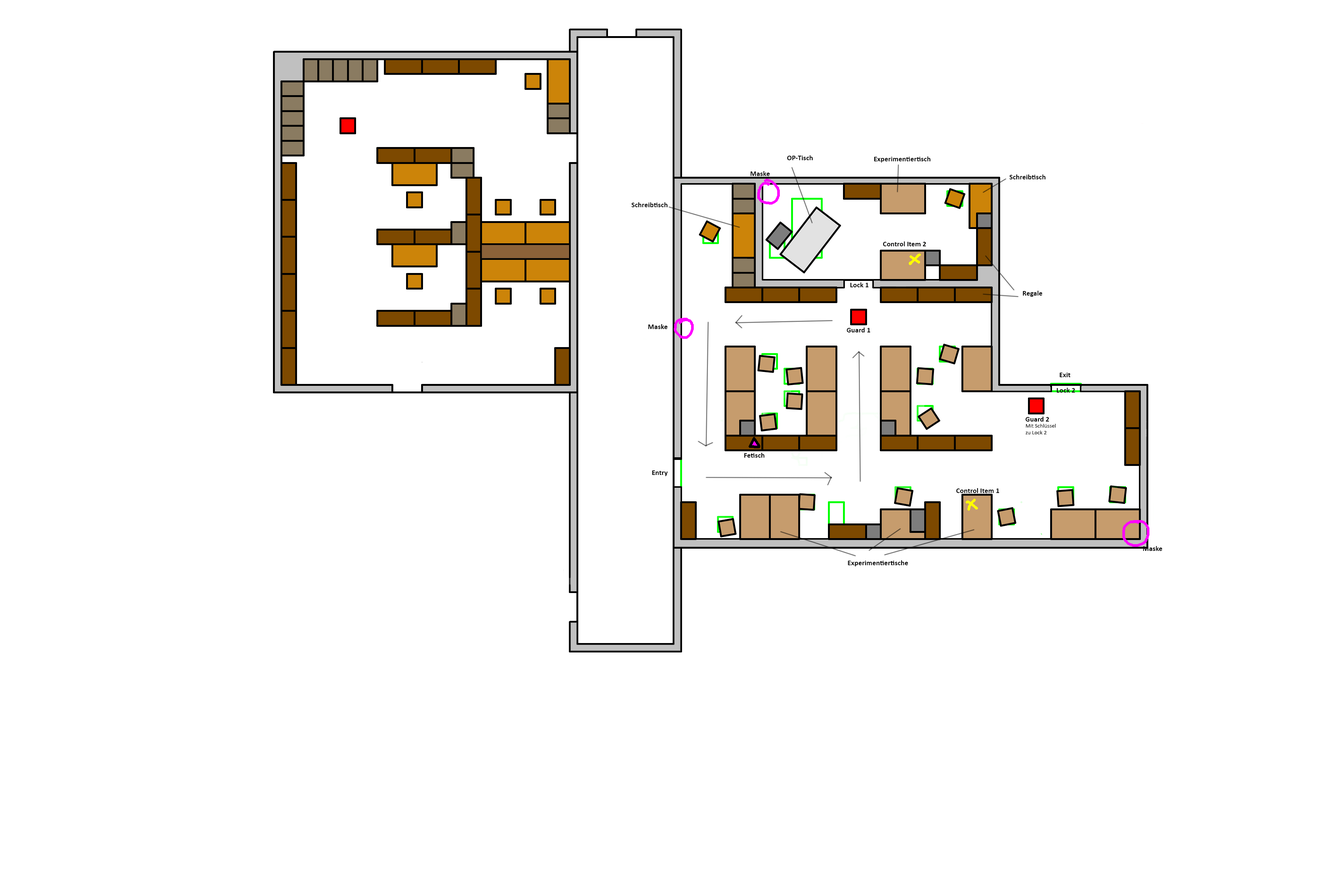
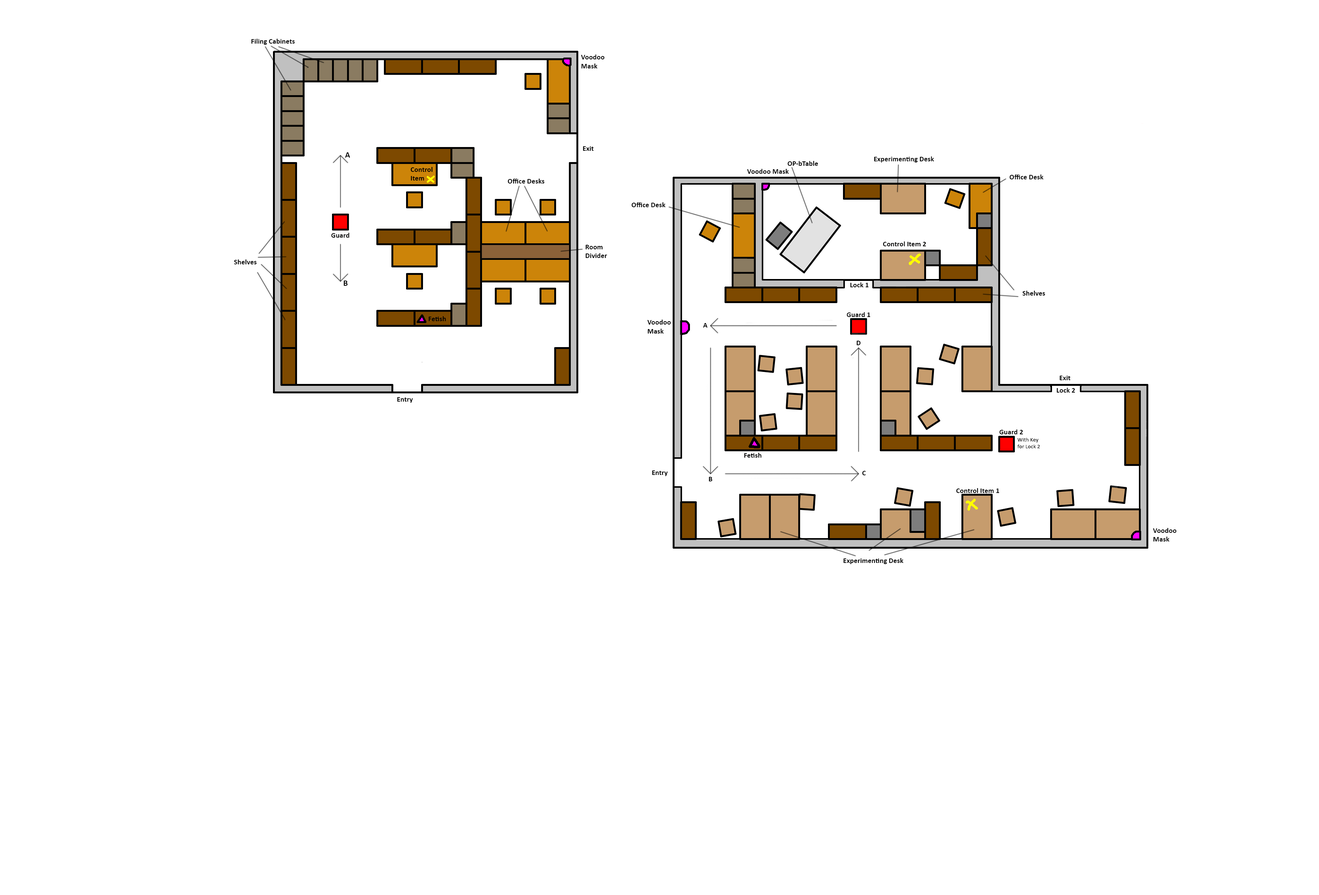
Comparing the layer stacks of the two 1319 × 895 images. Changes:
painted on "Guard 1" over bbox(846, 311, 871, 333)
renamed "Maske" to "Voodoo Mask", painted on it over bbox(746, 168, 789, 176)
renamed "Maske" to "Voodoo Mask", painted on it over bbox(647, 319, 671, 334)
renamed "Mit Schlüssel zu Lock 2" to "With Key for Lock 2", painted on it over bbox(1017, 423, 1056, 449)
renamed "Maske" to "Voodoo Mask", painted on it over bbox(1142, 527, 1177, 551)
renamed "Experimentiertische" to "Experimenting Desk", painted on it over bbox(843, 557, 908, 567)
renamed "Experimentiertisch" to "Experimenting Desk", painted on it over bbox(910, 156, 934, 163)
renamed "Schreibtisch" to "Office Desk", painted on it over bbox(1009, 174, 1046, 180)
renamed "Schreibtisch" to "Office Desk", painted on it over bbox(631, 202, 668, 208)
renamed "OP-Tisch" to "OP-bTable", painted on it over bbox(786, 155, 818, 166)
painted on "Guard 2" over bbox(999, 416, 1049, 435)
painted on "Notizen" (1st of 4, in "Labor" › "Beschriftung") over bbox(673, 178, 1150, 547)
painted on "Guard" (1st of 5, in "Labor" › "Möbel") over bbox(849, 308, 1045, 453)
painted on "Kisten" (1st of 4, in "Labor" › "Möbel") over bbox(849, 308, 1045, 415)
added layer "Room Divider" in group "Text" over bbox(585, 244, 608, 258)
added layer "Voodoo Mask" (4th of 4, in "Büro" › "Beschriftung" › "Text") in group "Text" over bbox(580, 54, 605, 69)
added layer "Office Desks" in group "Text" over bbox(507, 178, 545, 184)
added layer "Filing Cabinets" in group "Text" over bbox(251, 38, 295, 45)
added layer "Control Item" in group "Text" over bbox(410, 166, 433, 181)
painted on "Notizen" (2nd of 4, in "Büro" › "Beschriftung") over bbox(256, 45, 596, 323)
painted on "Guard" (3rd of 5, in "Büro" › "Möbel") over bbox(331, 117, 356, 284)
hid group "Flur" (10 layers) over bbox(563, 28, 682, 653)
hid "Vorzeichnung 2" over bbox(635, 182, 1171, 540)
…and 14 more changes (11 added, 1 moved_by, 2 painted, 2 renamed)
